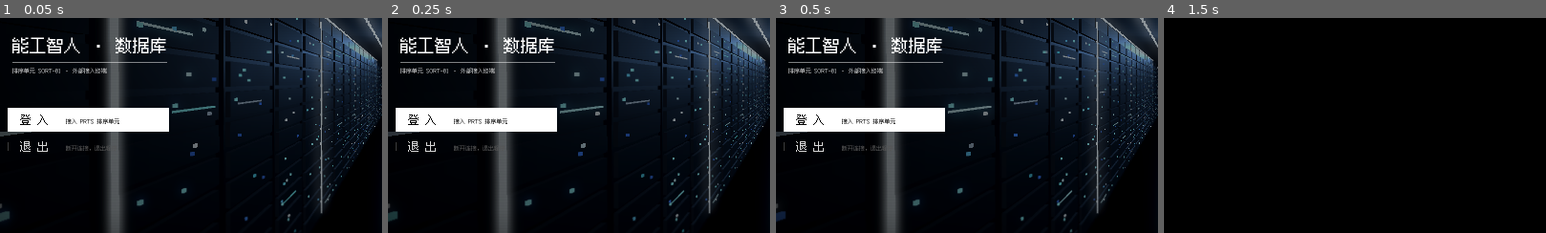
Above: before the commit, frames 1-4 (left to right).
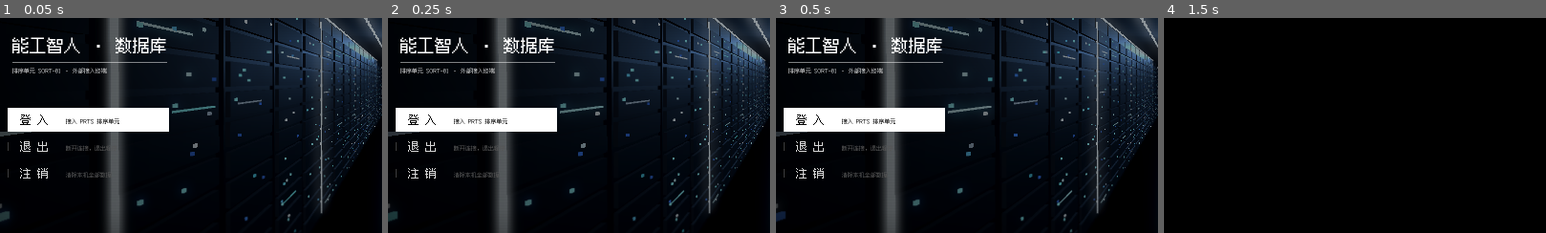
Above: after the commit, the same moments.

Repository: WWNNL/SORTING-SERVER-SIMULATOR
Game: Godot game, scene res://scenes/main.tscn
Two runs of this game, one before a commit and one after it. Both use one fixed random seed, a clock stepped at 60 frames per second and the inputs below.
Inputs (mouse positions are % of the whole screen's width and height, from its top left):
- Up to frame 1 (0.05 s): no input
- Up to frame 2 (0.25 s): no input
- Up to frame 3 (0.5 s): no input
- Up to frame 4 (1.5 s): click (72, 91) at 0.52 s; type "12" at 0.6 s; tap Enter (ui_accept) at 1.25 s; move the mouse to (72, 45) at 1.27 s; hold Up (ui_up) from 1.28 s (still down); tap Space at 1.35 s; click (72, 45) at 1.42 s
The pictures show only the part of the screen within x 3-53%, y 34-84%; the shares and areas given below are measured in that part.

The runs differ from the first frame. In frame 1, 0.3% of the frame differs, in the area x 2-29%, y 69-75%; in frame 2, 0.3%; in frame 3, 0.3%; in frame 4, nothing differs.

Commit message:
feat: 开始菜单加「注销」——二次确认后删光本机数据，回到待机
第三项菜单「注 销 · 清除本机全部数据」。破坏性动作必须过一道确认
（和 ESC 菜单重置进度同一条规矩）：第一下只武装确认，再按一下才执行，
挪走或按 ESC 解除。

确认后走同一条色带收场，落地时删掉存档（save.json）与设置
（settings.cfg），Game 内存态走 reset_state 复位（reset_all 拆出的
不带写盘部分——写份新档再删等于白忙）、GameSettings 拍回默认并
重挂音量总线与窗口。不发任何信号：注销不进游戏也不退程序，
这台机器忘了你，然后接着等你；右上角状态句替它说四秒「用户已注销」。

Diff:
--- a/scripts/core/game_settings.gd
+++ b/scripts/core/game_settings.gd
@@ -93,3 +93,12 @@
 		return
 	AudioServer.set_bus_mute(bus, volume <= 0.001)
 	AudioServer.set_bus_volume_db(bus, linear_to_db(maxf(volume, 0.001)))
+
+
+## 注销用户用：把内存里的设置拍回默认值。只动字段；音量总线、窗口
+## 要不要跟着拍回去由调用方调 apply_volume / apply_resolution 决定——
+## 和 load 的"只读不应用"是同一条规矩。
+static func reset_defaults() -> void:
+	audio_enabled = true
+	volume = 1.0
+	video_size = BASE_RESOLUTION
--- a/scripts/core/game_state.gd
+++ b/scripts/core/game_state.gd
@@ -573,6 +573,13 @@
 
 
 func reset_all() -> void:
+	reset_state()
+	save_game()
+
+
+## reset_all 的字段与信号部分，**不带写盘**。注销流程走它：文件由调用方
+## 删——先写一份"新档"再删等于白忙，语义上注销后盘上也不该剩下任何东西。
+func reset_state() -> void:
 	coins = 0
 	tiers = {"cpu": 0, "ram": 0, "disk": 0, "psu": 0}
 	cleared = 0
--- a/scripts/ui/title_screen.gd
+++ b/scripts/ui/title_screen.gd
@@ -19,6 +19,12 @@
 ## 退出 → 同样的收场 → 请求退出。两个动作都走同一条收场路径，
 ## 差别只在最后那句状态文案和交棒对象。
 ##
+## 注销 → 菜单原地再按一下确认（破坏性动作必须过一道确认，和 ESC 菜单的
+## 重置进度同一条规矩）→ 同样的收场 → 删掉游戏在本机产生的全部数据
+## （存档 + 设置），回到主状态继续待机。不发任何信号：注销不进游戏也不退
+## 程序——这台机器忘了你，然后接着等你。页脚的存档行每次重画都现读盘，
+## 删完自动变回"未找到"。
+##
 ## 声音只用两声：悬停的嗒声和收场的下滑音（借用 BootAudio 的合成音，
 ## 嗡鸣不用——那是开机自检的）。音效开关关掉时一声不响。
 
@@ -27,7 +33,7 @@
 ## 收场播完，该退出了。Main 接这个信号去退程序——这一屏自己不认识应用生命周期。
 signal quit_requested
 
-enum { ST_MAIN, ST_LOGIN, ST_QUIT, ST_DONE }
+enum { ST_MAIN, ST_LOGIN, ST_QUIT, ST_LOGOUT, ST_DONE }
 
 ## 开始菜单的音效音量。BootAudio 的默认音量是给自检定的——tick -14dB 是
 ## "十几声连着来"的背景嗒声；菜单里总共就两三个音，还压着一段静音的机房，
@@ -35,11 +41,17 @@
 const TICK_DB := -2.0
 const CUT_DB := -1.0
 
-## 菜单两项。文案中间留空格是这套界面的老写法（ESC 菜单的「设 置」也是这样）。
+## 菜单三项。文案中间留空格是这套界面的老写法（ESC 菜单的「设 置」也是这样）。
 const ITEMS := [
 	{"label": "登 入", "note": "接入 PRTS 排序单元"},
 	{"label": "退 出", "note": "断开连接，退出程序"},
+	{"label": "注 销", "note": "清除本机全部数据"},
 ]
+
+## 注销确认时，菜单条 note 位置换成的警示句。
+const WIPE_CONFIRM_NOTE := "再按一次，确认清除全部数据"
+## 注销完成后，右上角状态句停留的秒数。
+const LOGOUT_MSG_TIME := 4.0
 
 # ---------------------------------------------------------------- 版面（占屏比）
 
@@ -73,6 +85,14 @@
 ## 这一次收场通向哪里：true = 退出，false = 登入。
 ## 在 _begin 里记下，因为 _finish 的时候 _state 已经不重要了（都是收场）。
 var _quit_armed := false
+## 注销的确认已武装：菜单停在"注销"上、按过一下之后为真。
+## 再按一下执行；挪走或按 ESC 解除（见 hover / _key）。
+var _confirm_wipe := false
+## 注销完成后的 transient 状态句，_t 走过这个时刻就换回待机文案。
+var _msg_until := -1.0
+## 注销要删的文件清单，空 = 生产默认（存档 + 设置）。测试注入自己的
+## 临时文件，绝不碰真实存档——GameSettings.load 的同一条老规矩。
+var wipe_paths: Array = []
 var _title_font: FontVariation = null
 var _audio: BootAudio = null
 
@@ -130,7 +150,7 @@
 		return
 	_t += delta
 	match _state:
-		ST_LOGIN, ST_QUIT:
+		ST_LOGIN, ST_QUIT, ST_LOGOUT:
 			if _t >= total_time():
 				_finish()
 				return
@@ -223,6 +243,8 @@
 func hover(i: int) -> bool:
 	if i < 0 or i >= ITEMS.size() or i == _hover:
 		return false
+	# 离开"注销"项就解除确认：目标换了，之前那一下"准备删"不作数
+	_confirm_wipe = false
 	_hover = i
 	_tick()
 	_redraw()
@@ -233,7 +255,21 @@
 	if _state != ST_MAIN or i < 0 or i >= ITEMS.size():
 		return
 	hover(i)
-	_begin(ST_LOGIN if i == 0 else ST_QUIT)
+	if i == ITEMS.size() - 1:
+		# 注销是破坏性动作：第一下只武装确认，再按一下才真删。
+		# （和 ESC 菜单"重置进度"必须过一道确认是同一条规矩。）
+		if not _confirm_wipe:
+			_confirm_wipe = true
+			_tick()
+			_redraw()
+			return
+	_confirm_wipe = false
+	var next := ST_LOGOUT
+	if i == 0:
+		next = ST_LOGIN
+	elif i == 1:
+		next = ST_QUIT
+	_begin(next)
 
 
 func activate_selected() -> void:
@@ -254,6 +290,10 @@
 
 func _finish() -> void:
 	if _done:
+		return
+	if _state == ST_LOGOUT:
+		# 注销不交棒：删完数据回到主状态继续待机，这一屏不销毁
+		_do_logout()
 		return
 	_done = true
 	_state = ST_DONE
@@ -266,6 +306,50 @@
 	else:
 		finished.emit()
 	queue_free()
+
+
+## 注销落地：删文件、内存复位、回到主状态。
+func _do_logout() -> void:
+	var paths: Array = wipe_paths if not wipe_paths.is_empty() else user_data_paths()
+	delete_user_data(paths)
+	if is_inside_tree():
+		# 存档文件删了，内存里还揣着开机时读进来的旧进度——不复位的话，
+		# 玩家接着点登入，幽灵进度会跟着进游戏、还会被重新写回盘上
+		var game: Variant = get_node_or_null("/root/Game")
+		if game != null:
+			game.reset_state()
+	# 设置也拍回默认（文件已在上面删掉）：音量总线、窗口跟着复位，
+	# 之后玩家改任何设置，写下去的就是干净的一份
+	GameSettings.reset_defaults()
+	GameSettings.apply_volume()
+	GameSettings.apply_resolution()
+	_state = ST_MAIN
+	_quit_armed = false
+	_confirm_wipe = false
+	_t = 0.0
+	_msg_until = LOGOUT_MSG_TIME
+	_redraw()
+
+
+## 注销的实际动作：删掉给定的数据文件。返回真正删掉的个数
+## （不存在的跳过——重复注销、本来就没玩过，都不算错）。
+static func delete_user_data(paths: Array) -> int:
+	var n := 0
+	for p in paths:
+		var path := String(p)
+		if FileAccess.file_exists(path):
+			DirAccess.remove_absolute(path)
+			n += 1
+	return n
+
+
+## 生产环境的注销清单：存档 + 设置，游戏在本机产生的全部数据。
+## Game 没有类名（autoload），SAVE_PATH 走预载拿。
+static func user_data_paths() -> Array:
+	return [
+		preload("res://scripts/core/game_state.gd").SAVE_PATH,
+		GameSettings.DEFAULT_PATH,
+	]
 
 
 func _tick() -> void:
@@ -315,7 +399,12 @@
 func _key(k: InputEventKey) -> void:
 	if _state != ST_MAIN:
 		return
-	if k.is_action_pressed("ui_up") or k.keycode == KEY_W:
+	if k.is_action_pressed("ui_cancel"):
+		# ESC 解除注销确认——收场一旦开始才真正不可回退
+		if _confirm_wipe:
+			_confirm_wipe = false
+			_redraw()
+	elif k.is_action_pressed("ui_up") or k.keycode == KEY_W:
 		move_selection(-1)
 	elif k.is_action_pressed("ui_down") or k.keycode == KEY_S:
 		move_selection(1)
@@ -341,7 +430,7 @@
 	_draw_menu(w, h, font)
 	_draw_foot(w, h, font)
 
-	if _state == ST_LOGIN or _state == ST_QUIT:
+	if _state == ST_LOGIN or _state == ST_QUIT or _state == ST_LOGOUT:
 		_draw_wipe(w, h)
 		_draw_note(w, h, font)
 
@@ -381,6 +470,8 @@
 		var r := item_rect(i)
 		var label := String((ITEMS[i] as Dictionary)["label"])
 		var note := String((ITEMS[i] as Dictionary)["note"])
+		if i == ITEMS.size() - 1 and _confirm_wipe:
+			note = WIPE_CONFIRM_NOTE
 		var on := i == _hover
 		if on:
 			_ui.draw_rect(r, Prts.WHITE)
@@ -427,8 +518,12 @@
 
 	# 右上角的状态：一个方块光标 + 一行字。方块是画的，不是字形——
 	# 点阵字体里没有方块符号，混进来会掉到系统字体上，字形风格当场就花。
+	# 注销刚完成的那几秒，这里替机器说一句"忘了你"。
 	var sx := rx - 200.0
-	_ui.draw_string(font, Vector2(sx, size.y * BRAND_Y), "外部接入 · 待操作",
+	var status := "外部接入 · 待操作"
+	if _t < _msg_until:
+		status = "用户已注销 · 数据已清除"
+	_ui.draw_string(font, Vector2(sx, size.y * BRAND_Y), status,
 		HORIZONTAL_ALIGNMENT_LEFT, -1.0, Prts.FS_SMALL, Prts.TEXT_HI)
 	if fmod(_t, 1.2) < 0.72:
 		_ui.draw_rect(Rect2(sx - 14.0, size.y * BRAND_Y - 10.0, 6.0, 11.0), Prts.WHITE)
@@ -448,7 +543,11 @@
 	var p := clampf((_t - wipe_done() * 0.55) / 0.22, 0.0, 1.0)
 	if p <= 0.0:
 		return
-	var text := "正在建立连接…" if _state == ST_LOGIN else "正在断开连接…"
+	var text := "正在建立连接…"
+	if _state == ST_QUIT:
+		text = "正在断开连接…"
+	elif _state == ST_LOGOUT:
+		text = "正在清除用户数据…"
 	var col := Prts.TEXT_HI
 	col.a = p
 	_ui.draw_string(font, Vector2(w * PAD, h - 48.0), text,
--- a/tests/test_title.gd
+++ b/tests/test_title.gd
@@ -12,6 +12,8 @@
 ##   · 点「退出」却走了登入那条路（或者反过来）——两个动作共用一条收场路径，
 ##     只有 _quit_armed 分得开，搞错就是"点了退出反而进游戏"。
 ##   · 收场中还能再点一次——出现第二次收场，信号发两遍。
+##   · 注销没过确认就把数据删了 / 注销交棒进了游戏或退程序——
+##     它该删完数据留在原地待机。
 ##   · 视差方向反了——"镜头在动"就成了"画面整体在抖"。
 ##   · 焦点算法没把"对焦处的模糊"降到 0——永远糊着，等于没有对焦。
 ##   · 机房没接进渲染视口 / LED 材质没配上——背景当场黑屏或灯全不闪。
@@ -35,6 +37,7 @@
 	_test_timeline()
 	_test_menu()
 	_test_quit_vs_login()
+	_test_logout()
 	_test_backdrop_math()
 	await _test_screen_tree()
 
@@ -115,28 +118,84 @@
 func _test_menu() -> void:
 	var t := TitleScreen.new()
 	t.size = Vector2(1600, 900)
-	_test("正好两个选项", t.item_count() == 2,
-		"%s / %s" % [t.item_label(0), t.item_label(1)])
-	_test("两项是登入与退出",
+	_test("正好三个选项", t.item_count() == 3,
+		"%s / %s / %s" % [t.item_label(0), t.item_label(1), t.item_label(2)])
+	_test("登入 / 退出 / 注销",
 		t.item_label(0).replace(" ", "") == "登入"
-			and t.item_label(1).replace(" ", "") == "退出")
+			and t.item_label(1).replace(" ", "") == "退出"
+			and t.item_label(2).replace(" ", "") == "注销")
 
 	# 上下移动要能转圈，不能卡在某一头
 	t.move_selection(-1)
-	_test("往上越界回到最后一项", t.selected() == 1, "选中 %d" % t.selected())
+	_test("往上越界回到最后一项", t.selected() == 2, "选中 %d" % t.selected())
 	t.move_selection(1)
 	_test("往下越界回到第一项", t.selected() == 0, "选中 %d" % t.selected())
 
-	# 命中测试：两项的矩形不能重叠，空白处不能命中
+	# 命中测试：三条矩形互不重叠，空白处不能命中
 	var r0 := t.item_rect(0)
 	var r1 := t.item_rect(1)
-	_test("两项菜单条不重叠", not r0.intersects(r1),
-		"%s / %s" % [str(r0), str(r1)])
+	var r2 := t.item_rect(2)
+	_test("三条菜单条互不重叠",
+		not r0.intersects(r1) and not r1.intersects(r2) and not r0.intersects(r2),
+		"%s / %s" % [str(r0), str(r2)])
 	_test("条内命中、条外不命中",
 		t.item_at(r0.get_center()) == 0 and t.item_at(r1.get_center()) == 1
+			and t.item_at(r2.get_center()) == 2
 			and t.item_at(Vector2(r0.position.x, r0.position.y - 40.0)) == -1)
 	_test("命中之后选中项跟着变",
 		t.hover(1) and t.selected() == 1 and not t.hover(1))
+	t.free()
+
+
+# ---------------------------------------------------------------- 注销
+
+func _test_logout() -> void:
+	# 临时文件当"本机数据"，绝不碰真实存档（GameSettings.load 的老规矩）
+	var paths := ["user://test_wipe_save.json", "user://test_wipe_settings.cfg"]
+	for p in paths:
+		var f := FileAccess.open(p, FileAccess.WRITE)
+		f.store_string("data")
+		f.close()
+
+	# delete_user_data：存在才删，个数对得上（用独立的 extra 文件演示，
+	# 别动后面流程要用的 paths——那两刀真会删掉它们）
+	var extra := "user://test_wipe_extra.json"
+	FileAccess.open(extra, FileAccess.WRITE).store_string("x")
+	_test("delete_user_data 只删存在的文件",
+		TitleScreen.delete_user_data([extra, "user://no_such_file.json"]) == 1
+			and not FileAccess.file_exists(extra))
+
+	var t := TitleScreen.new()
+	var got: Array = []
+	t.finished.connect(func(): got.append("login"))
+	t.quit_requested.connect(func(): got.append("quit"))
+	t.wipe_paths = paths
+
+	# 第一次按下只武装确认：文件还在、也不进收场
+	t.activate(2)
+	_test("注销第一次按下只武装确认",
+		t.state() == 0 and t.selected() == 2
+			and FileAccess.file_exists(paths[0]) and FileAccess.file_exists(paths[1]),
+		"state=%d" % t.state())
+
+	# 挪走就解除确认，回来要重新按两下
+	t.hover(0)
+	t.activate(2)
+	_test("挪走后确认解除、需要重新确认",
+		t.state() == 0 and FileAccess.file_exists(paths[0]))
+
+	# 第二下进收场；走完文件删净、回到主状态、不发任何信号
+	t.activate(2)
+	_test("确认后进注销收场", t.state() == 3, "state=%d" % t.state())
+	t.advance(TitleScreen.total_time() * 0.5)
+	_test("注销收场中途文件还在",
+		t.state() == 3 and FileAccess.file_exists(paths[0]))
+	t.advance(TitleScreen.total_time())
+	_test("注销走完回待机、文件删净、不发信号",
+		t.state() == 0 and got.is_empty()
+			and not FileAccess.file_exists(paths[0])
+			and not FileAccess.file_exists(paths[1]),
+		"state=%d 信号=%s" % [t.state(), str(got)])
 	t.free()
 
 
@@ -218,7 +277,7 @@
 		"相机局部 x %.2fm" % bd._cam.position.x)
 
 	# 3D 世界接线：机房装在半分辨率 SubViewport 里，三组 LED 各配一份闪烁材质
-	_test("机房装在半分辨率 SubViewport 里",
+	_test("机房装在画布同尺寸的 SubViewport 里",
 		bd._viewport != null and bd._viewport.size == TitleBackdrop.VIEW_SIZE,
 		"%d×%d" % [bd._viewport.size.x, bd._viewport.size.y])
 	_test("三组 LED 都配上了闪烁材质", bd._led_mats.size() == 3,
